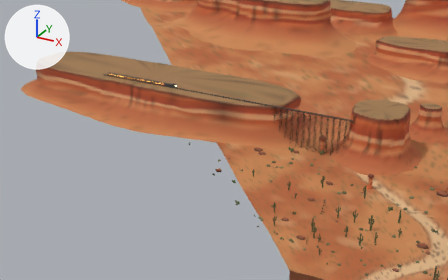
Before and after pictures for a commit that changed the glTF model godot/games/ridgefire/art/backdrops/backdrop_0.glb.
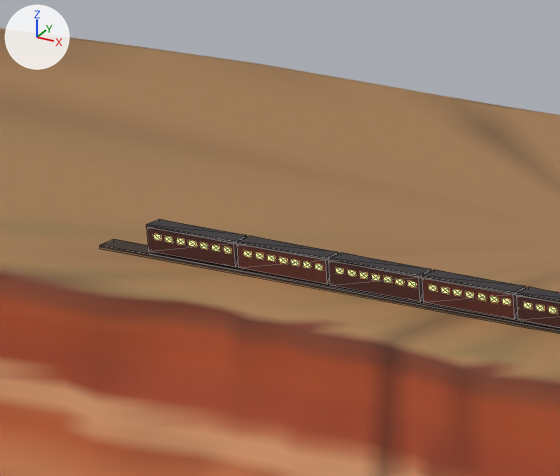
There are two pictures of each version: one from a 50 mm lens placed at (131.6, -437.1, 337.6), pointed at (-267.8, 289.2, -25.6), one close up on the part from 21% to 33% of the width and 18% to 35% of the height. Every picture has the same lights, and +X, +Y and +Z are marked at upper left. The first two pictures are the older version. The close-ups show mesh edges as thin lines. Vertices at exactly the same position are counted once.

In view in the first close-up: 'lm_plateaus', 'lm_trestle', 'train'.
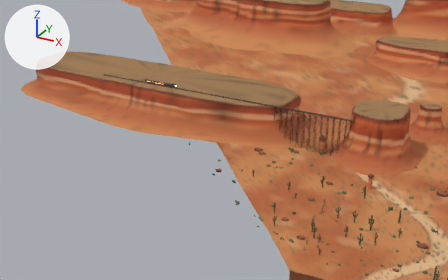
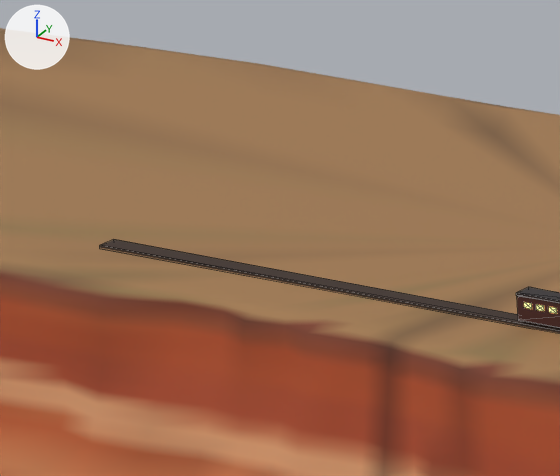
What differs and where, as boxes (x1, y1, x2, y2) in the close-ups (560 x 476 px):
'train', reshaped: before (146, 219, 560, 328); after (516, 287, 560, 328)
part 1 of me_train, deleted: before (146, 219, 526, 319)

The change, as a list of edits to the scene's bpy script:
```text
Change me_train:
    used by ob_train; location = (-330.0, 262.0, 52.0)
    remove me_train.from_pydata(...)  # 464 vertices, 696 faces; spans x -120.8..0.0, y -1.6..1.6, z 0.2..5.5
    add me_train.from_pydata(...)  # 176 vertices, 264 faces; spans x -52.8..0.0, y -1.6..1.6, z 0.2..5.5
    me_train part 1: 36 loose pieces with 288 vertices, spanning x -120.8..-53.2, y -1.6..1.6, z 0.3..4.5, are deleted
```
